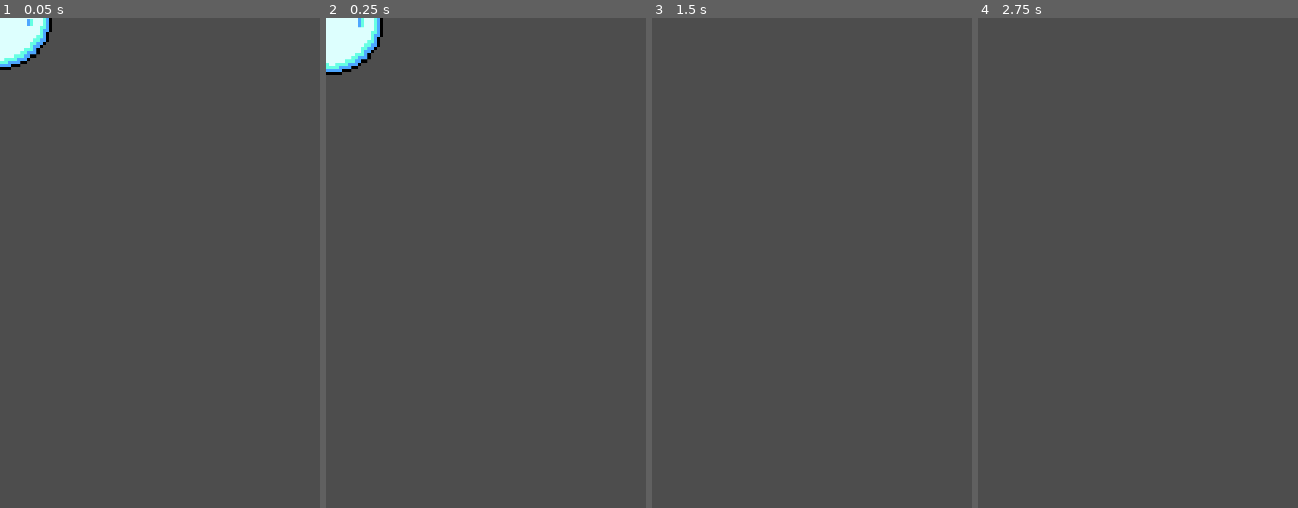
Above: before the commit, frames 1-4 (left to right).
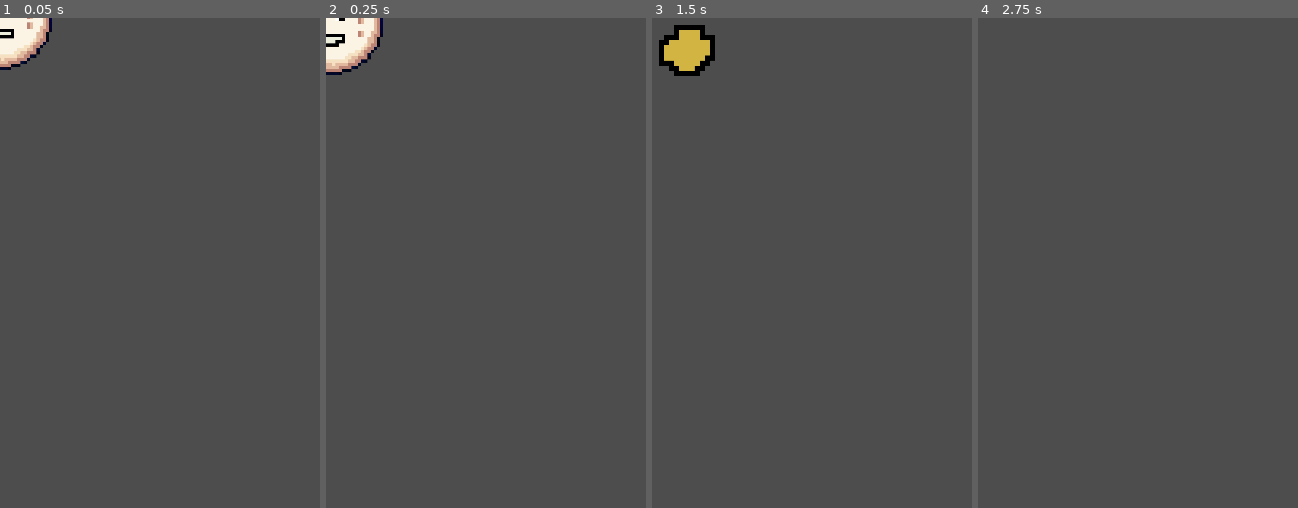
Above: after the commit, the same moments.

Repository: DiegoCali/Global-Game-Jam-2025
Game: Godot game, scene res://scenes/Bubble.tscn
The game is run twice, just before and just after one commit, with the same random seed, the same clock (stepped at 60 frames per second) and the same inputs.
Inputs (mouse positions are in pixels of both pictures, inside the frame that each line leads up to):
- Up to frame 1 (0.05 s): no input
- Up to frame 2 (0.25 s): no input
- Up to frame 3 (1.5 s): move the mouse to (664, 32) at 0.52 s; click (664, 32) at 0.67 s; move the mouse to (748, 287) at 1.27 s; click (748, 287) at 1.42 s
- Up to frame 4 (2.75 s): move the mouse to (1170, 155) at 2.02 s; click (1170, 155) at 2.17 s

The runs differ from the first frame. In frame 1, 1.3% of the frame differs, in the area x 0-17%, y 0-11%; in frame 2, 1.7%, in the area x 0-18%, y 0-12%; in frame 3, 1.5%; in frame 4, nothing differs.

Commit message:
added: bubble animations

Diff:
--- a/src/scenes/Bubble.tscn
+++ b/src/scenes/Bubble.tscn
@@ -1,7 +1,54 @@
-[gd_scene load_steps=9 format=3 uid="uid://13ocb1xxbxcl"]
+[gd_scene load_steps=40 format=3 uid="uid://13ocb1xxbxcl"]
 
 [ext_resource type="Script" path="res://scripts/bubble_movement.gd" id="1_egawn"]
 [ext_resource type="Texture2D" uid="uid://dte6m6b0f1wlh" path="res://assets/sprites/BurbujaBuena.png" id="2_g5y3x"]
+[ext_resource type="Texture2D" uid="uid://c6q25fe7n3knw" path="res://assets/sprites/BurbujaMala.png" id="2_i07jn"]
+[ext_resource type="Texture2D" uid="uid://cpykcljw5rnek" path="res://assets/sprites/PopBurbujaBuena.png" id="3_mle4l"]
+[ext_resource type="Texture2D" uid="uid://co5x8lf2qa57b" path="res://assets/sprites/PopBurbujaMala.png" id="4_5nk4q"]
+
+[sub_resource type="AtlasTexture" id="AtlasTexture_ntwcm"]
+atlas = ExtResource("2_i07jn")
+region = Rect2(0, 0, 320, 320)
+
+[sub_resource type="AtlasTexture" id="AtlasTexture_1pyic"]
+atlas = ExtResource("2_i07jn")
+region = Rect2(320, 0, 320, 320)
+
+[sub_resource type="AtlasTexture" id="AtlasTexture_y4prb"]
+atlas = ExtResource("2_i07jn")
+region = Rect2(640, 0, 320, 320)
+
+[sub_resource type="AtlasTexture" id="AtlasTexture_48nnf"]
+atlas = ExtResource("2_i07jn")
+region = Rect2(960, 0, 320, 320)
+
+[sub_resource type="AtlasTexture" id="AtlasTexture_w28ch"]
+atlas = ExtResource("2_i07jn")
+region = Rect2(0, 320, 320, 320)
+
+[sub_resource type="AtlasTexture" id="AtlasTexture_7rcbu"]
+atlas = ExtResource("2_i07jn")
+region = Rect2(320, 320, 320, 320)
+
+[sub_resource type="AtlasTexture" id="AtlasTexture_ducow"]
+atlas = ExtResource("2_i07jn")
+region = Rect2(640, 320, 320, 320)
+
+[sub_resource type="AtlasTexture" id="AtlasTexture_31rgh"]
+atlas = ExtResource("2_i07jn")
+region = Rect2(960, 320, 320, 320)
+
+[sub_resource type="AtlasTexture" id="AtlasTexture_glgfy"]
+atlas = ExtResource("2_i07jn")
+region = Rect2(0, 640, 320, 320)
+
+[sub_resource type="AtlasTexture" id="AtlasTexture_cfpr2"]
+atlas = ExtResource("2_i07jn")
+region = Rect2(320, 640, 320, 320)
+
+[sub_resource type="AtlasTexture" id="AtlasTexture_ovl3p"]
+atlas = ExtResource("2_i07jn")
+region = Rect2(640, 640, 320, 320)
 
 [sub_resource type="AtlasTexture" id="AtlasTexture_a6r1y"]
 atlas = ExtResource("2_g5y3x")
@@ -18,11 +65,117 @@
 [sub_resource type="AtlasTexture" id="AtlasTexture_k67tk"]
 atlas = ExtResource("2_g5y3x")
 region = Rect2(512, 512, 512, 512)
+
+[sub_resource type="AtlasTexture" id="AtlasTexture_5d2ub"]
+atlas = ExtResource("4_5nk4q")
+region = Rect2(0, 0, 512, 512)
+
+[sub_resource type="AtlasTexture" id="AtlasTexture_nu4nm"]
+atlas = ExtResource("4_5nk4q")
+region = Rect2(512, 0, 512, 512)
+
+[sub_resource type="AtlasTexture" id="AtlasTexture_ixd6l"]
+atlas = ExtResource("4_5nk4q")
+region = Rect2(1024, 0, 512, 512)
+
+[sub_resource type="AtlasTexture" id="AtlasTexture_mrbou"]
+atlas = ExtResource("4_5nk4q")
+region = Rect2(1536, 0, 512, 512)
+
+[sub_resource type="AtlasTexture" id="AtlasTexture_k6myy"]
+atlas = ExtResource("4_5nk4q")
+region = Rect2(0, 512, 512, 512)
+
+[sub_resource type="AtlasTexture" id="AtlasTexture_8uhp4"]
+atlas = ExtResource("4_5nk4q")
+region = Rect2(512, 512, 512, 512)
+
+[sub_resource type="AtlasTexture" id="AtlasTexture_x8u3s"]
+atlas = ExtResource("4_5nk4q")
+region = Rect2(1024, 512, 512, 512)
+
+[sub_resource type="AtlasTexture" id="AtlasTexture_q3nb0"]
+atlas = ExtResource("4_5nk4q")
+region = Rect2(1536, 512, 512, 512)
+
+[sub_resource type="AtlasTexture" id="AtlasTexture_y03wu"]
+atlas = ExtResource("4_5nk4q")
+region = Rect2(0, 1024, 512, 512)
+
+[sub_resource type="AtlasTexture" id="AtlasTexture_ar01f"]
+atlas = ExtResource("4_5nk4q")
+region = Rect2(512, 1024, 512, 512)
+
+[sub_resource type="AtlasTexture" id="AtlasTexture_rknhl"]
+atlas = ExtResource("3_mle4l")
+region = Rect2(0, 0, 512, 512)
+
+[sub_resource type="AtlasTexture" id="AtlasTexture_sek5b"]
+atlas = ExtResource("3_mle4l")
+region = Rect2(512, 0, 512, 512)
+
+[sub_resource type="AtlasTexture" id="AtlasTexture_aov2l"]
+atlas = ExtResource("3_mle4l")
+region = Rect2(1024, 0, 512, 512)
+
+[sub_resource type="AtlasTexture" id="AtlasTexture_bhkn8"]
+atlas = ExtResource("3_mle4l")
+region = Rect2(0, 512, 512, 512)
+
+[sub_resource type="AtlasTexture" id="AtlasTexture_647rq"]
+atlas = ExtResource("3_mle4l")
+region = Rect2(512, 512, 512, 512)
+
+[sub_resource type="AtlasTexture" id="AtlasTexture_om6lo"]
+atlas = ExtResource("3_mle4l")
+region = Rect2(1024, 512, 512, 512)
+
+[sub_resource type="AtlasTexture" id="AtlasTexture_qgk5f"]
+atlas = ExtResource("3_mle4l")
+region = Rect2(0, 1024, 512, 512)
 
 [sub_resource type="SpriteFrames" id="SpriteFrames_oxqc0"]
 animations = [{
 "frames": [{
 "duration": 1.0,
+"texture": SubResource("AtlasTexture_ntwcm")
+}, {
+"duration": 1.0,
+"texture": SubResource("AtlasTexture_1pyic")
+}, {
+"duration": 1.0,
+"texture": SubResource("AtlasTexture_y4prb")
+}, {
+"duration": 1.0,
+"texture": SubResource("AtlasTexture_48nnf")
+}, {
+"duration": 1.0,
+"texture": SubResource("AtlasTexture_w28ch")
+}, {
+"duration": 1.0,
+"texture": SubResource("AtlasTexture_7rcbu")
+}, {
+"duration": 1.0,
+"texture": SubResource("AtlasTexture_ducow")
+}, {
+"duration": 1.0,
+"texture": SubResource("AtlasTexture_31rgh")
+}, {
+"duration": 1.0,
+"texture": SubResource("AtlasTexture_glgfy")
+}, {
+"duration": 1.0,
+"texture": SubResource("AtlasTexture_cfpr2")
+}, {
+"duration": 1.0,
+"texture": SubResource("AtlasTexture_ovl3p")
+}],
+"loop": true,
+"name": &"bad_static",
+"speed": 5.0
+}, {
+"frames": [{
+"duration": 1.0,
 "texture": SubResource("AtlasTexture_a6r1y")
 }, {
 "duration": 1.0,
@@ -36,6 +189,67 @@
 }],
 "loop": true,
 "name": &"good_static",
+"speed": 5.0
+}, {
+"frames": [{
+"duration": 1.0,
+"texture": SubResource("AtlasTexture_5d2ub")
+}, {
+"duration": 1.0,
+"texture": SubResource("AtlasTexture_nu4nm")
+}, {
+"duration": 1.0,
+"texture": SubResource("AtlasTexture_ixd6l")
+}, {
+"duration": 1.0,
+"texture": SubResource("AtlasTexture_mrbou")
+}, {
+"duration": 1.0,
+"texture": SubResource("AtlasTexture_k6myy")
+}, {
+"duration": 1.0,
+"texture": SubResource("AtlasTexture_8uhp4")
+}, {
+"duration": 1.0,
+"texture": SubResource("AtlasTexture_x8u3s")
+}, {
+"duration": 1.0,
+"texture": SubResource("AtlasTexture_q3nb0")
+}, {
+"duration": 1.0,
+"texture": SubResource("AtlasTexture_y03wu")
+}, {
+"duration": 1.0,
+"texture": SubResource("AtlasTexture_ar01f")
+}],
+"loop": false,
+"name": &"pop_bad",
+"speed": 5.0
+}, {
+"frames": [{
+"duration": 1.0,
+"texture": SubResource("AtlasTexture_rknhl")
+}, {
+"duration": 1.0,
+"texture": SubResource("AtlasTexture_sek5b")
+}, {
+"duration": 1.0,
+"texture": SubResource("AtlasTexture_aov2l")
+}, {
+"duration": 1.0,
+"texture": SubResource("AtlasTexture_bhkn8")
+}, {
+"duration": 1.0,
+"texture": SubResource("AtlasTexture_647rq")
+}, {
+"duration": 1.0,
+"texture": SubResource("AtlasTexture_om6lo")
+}, {
+"duration": 1.0,
+"texture": SubResource("AtlasTexture_qgk5f")
+}],
+"loop": false,
+"name": &"pop_good",
 "speed": 5.0
 }]
 
@@ -50,11 +264,12 @@
 [node name="AnimatedSprite2D" type="AnimatedSprite2D" parent="."]
 scale = Vector2(0.2, 0.2)
 sprite_frames = SubResource("SpriteFrames_oxqc0")
-animation = &"good_static"
-frame_progress = 0.786544
+animation = &"pop_bad"
 
 [node name="Area2D" type="Area2D" parent="."]
 
 [node name="CollisionShape2D" type="CollisionShape2D" parent="Area2D"]
 shape = SubResource("CircleShape2D_wsiao")
 one_way_collision_margin = 64.0
+
+[connection signal="animation_finished" from="AnimatedSprite2D" to="." method="_on_animated_sprite_2d_animation_finished"]
--- a/src/scripts/bubble_movement.gd
+++ b/src/scripts/bubble_movement.gd
@@ -3,10 +3,17 @@
 @export var vx = 50
 @export var vy = 50
 var velocity = Vector2(0,0)
+var rng = RandomNumberGenerator.new()
+var IamBad = false
 # Called when the node enters the scene tree for the first time.
 func _ready() -> void:
 	velocity = Vector2(vx, vy)
-	$AnimatedSprite2D.play("good_static")
+	IamBad = rng.randi() % 2 == 0
+	if not IamBad:
+		$AnimatedSprite2D.play("good_static")
+	else:
+		$AnimatedSprite2D.play("bad_static")
+		$AnimatedSprite2D.set_scale(Vector2(0.32, 0.32))
 	$Area2D.connect("input_event", self._on_area2d_input_event)
 	print(velocity)
 
@@ -16,4 +23,13 @@
 
 func _on_area2d_input_event(viewport, event, shape_idx):
 	if event is InputEventMouseButton and event.pressed:
-		queue_free()
+		if not IamBad:
+			$AnimatedSprite2D.play("pop_good")
+			$AnimatedSprite2D.set_scale(Vector2(0.3, 0.3))
+		else:
+			$AnimatedSprite2D.play("pop_bad")
+
+
+func _on_animated_sprite_2d_animation_finished() -> void:
+	print("Goodbye")
+	queue_free()
